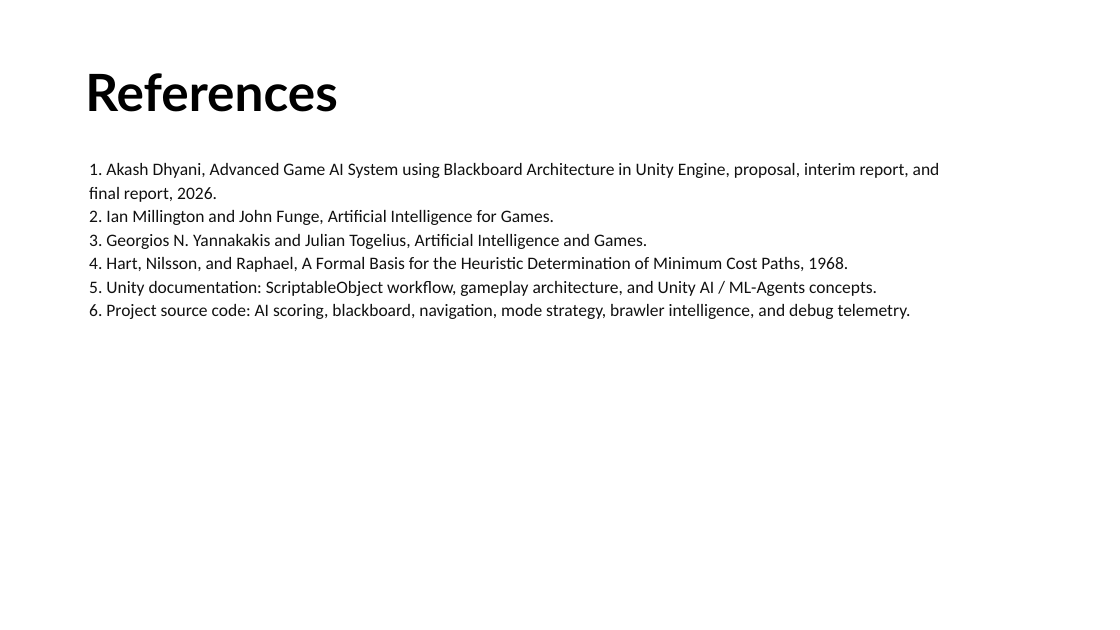
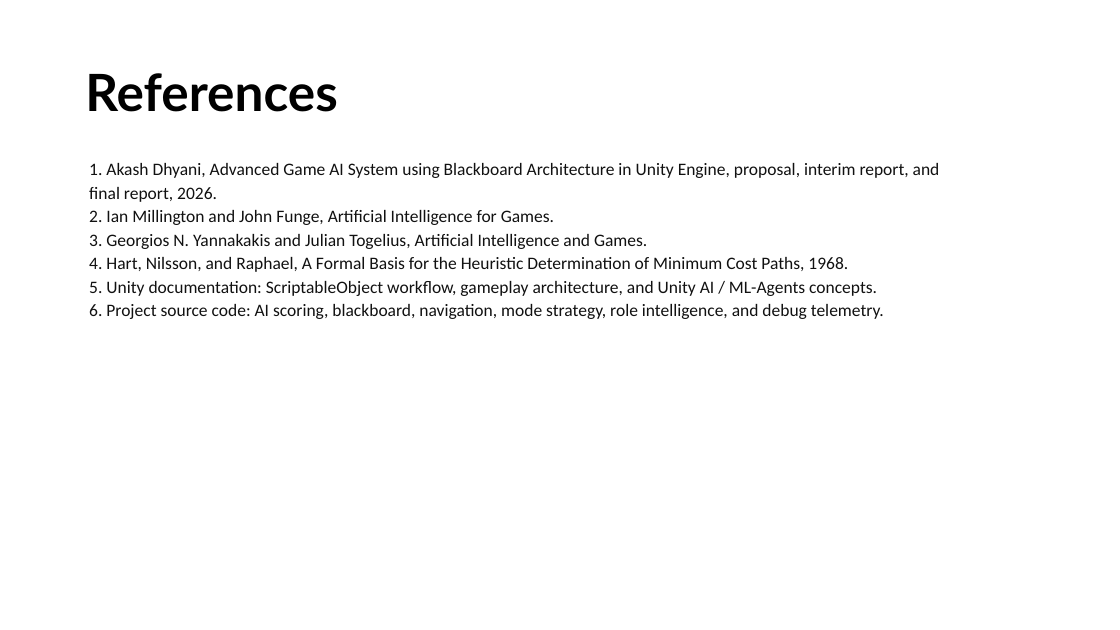
Before and after one commit to godofcoders/Csharp-HighPerf-MOBA-Core, a slide deck: slide 15 of Reports/AdvancedGameAI_FinalPresentation_AA.SC.U3BCA2307092.pptx. Drawn at 1120x630 pixels with LibreOffice and Linux fonts; fonts in the diff are those of the drawing. Boxes give left, top, right and bottom in pixels: in the first picture for what was removed or moved away, otherwise in the second. Text is boxed around its words. In the diff, an @@ line names an element or a change of style, - is before the commit and + after.

```diff
--- a/Reports/AdvancedGameAI_FinalPresentation_AA.SC.U3BCA2307092.pptx
+++ b/Reports/AdvancedGameAI_FinalPresentation_AA.SC.U3BCA2307092.pptx
@@ text at bbox=[89, 304, 884, 319]: text changed @@
-6. Project source code: AI scoring, blackboard, navigation, mode strategy, brawler intelligence, and debug telemetry.
+6. Project source code: AI scoring, blackboard, navigation, mode strategy, role intelligence, and debug telemetry.
```
Also in this commit, not shown: 4 other slides changed, 5 slides added, 5 slides removed, 2 other files.
